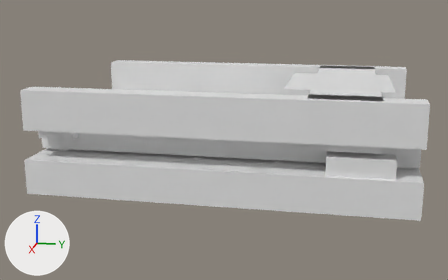
What one commit did to the glTF model assets/source/infrastructure/directorate/conveyors/models/io_in/congested_lod1.glb.
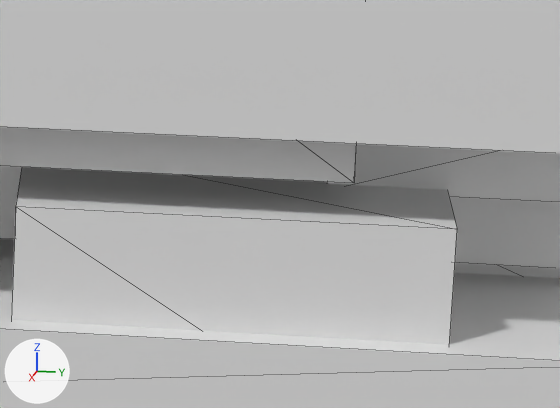
Each version appears first whole from a 50 mm lens placed at (0.3955, 0.0703, 0.4065), pointed at (0.0043, -0.0079, 0.3087), and next in a close-up on the part from 72% to 92% of the width and 44% to 68% of the height. Every picture has the same lights, and +X, +Y and +Z are marked at lower left. The first two pictures are the older version. The close-ups show mesh edges as thin lines. Vertices at exactly the same position are counted once.

Objects in the first close-up: 'congested_lod1'.
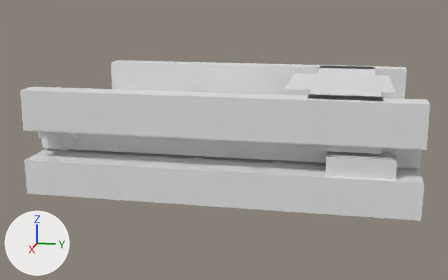
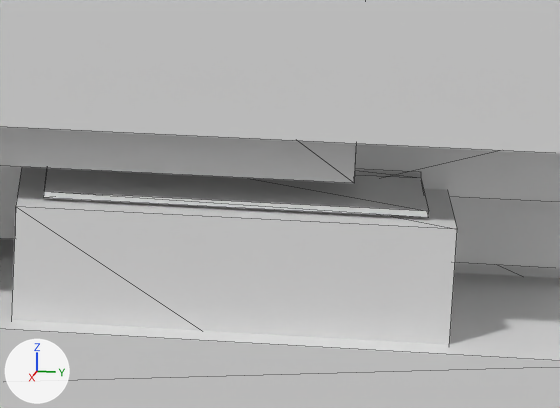
What changed in the scene script:
```text
Change me_congested_lod1:
    used by ob_congested_lod1; location = (0.0, 0.0, 0.0)
    remove me_congested_lod1.from_pydata(...)  # 244 vertices, 392 faces; spans x -0.078..0.078, y -0.111..0.111, z 0.289..0.35
    add me_congested_lod1.from_pydata(...)  # 260 vertices, 416 faces; spans x -0.078..0.078, y -0.111..0.111, z 0.289..0.35
    me_congested_lod1 part 1: a new loose piece, a box spanning x 0.05556..0.07278, y 0.06333..0.095, z 0.31972..0.32028
    me_congested_lod1 part 2: a new loose piece, a box spanning x 0.05556..0.06222, y 0.08667..0.095, z 0.32033..0.32089
```

Changed parts and their boxes [x1, y1, x2, y2] in the close-ups (560 x 408 px):
part 1 of me_congested_lod1, added: after [43, 168, 429, 218]
part 2 of me_congested_lod1, added (mostly hidden): after [355, 169, 421, 178]
